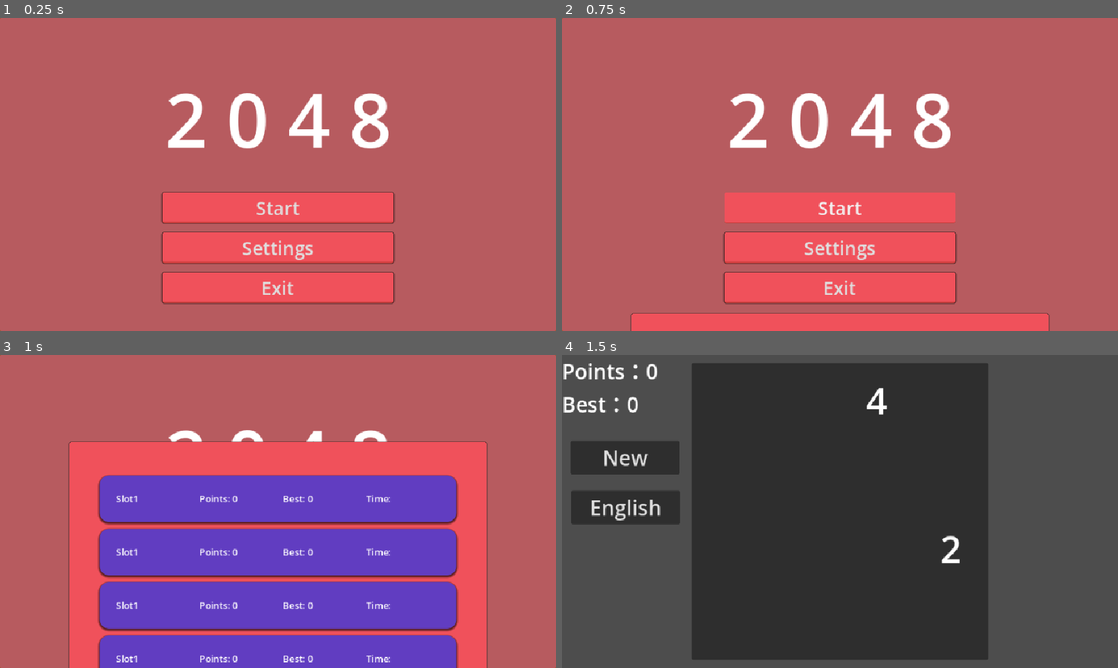
Above: before the commit, frames 1-4 (two rows, left to right).
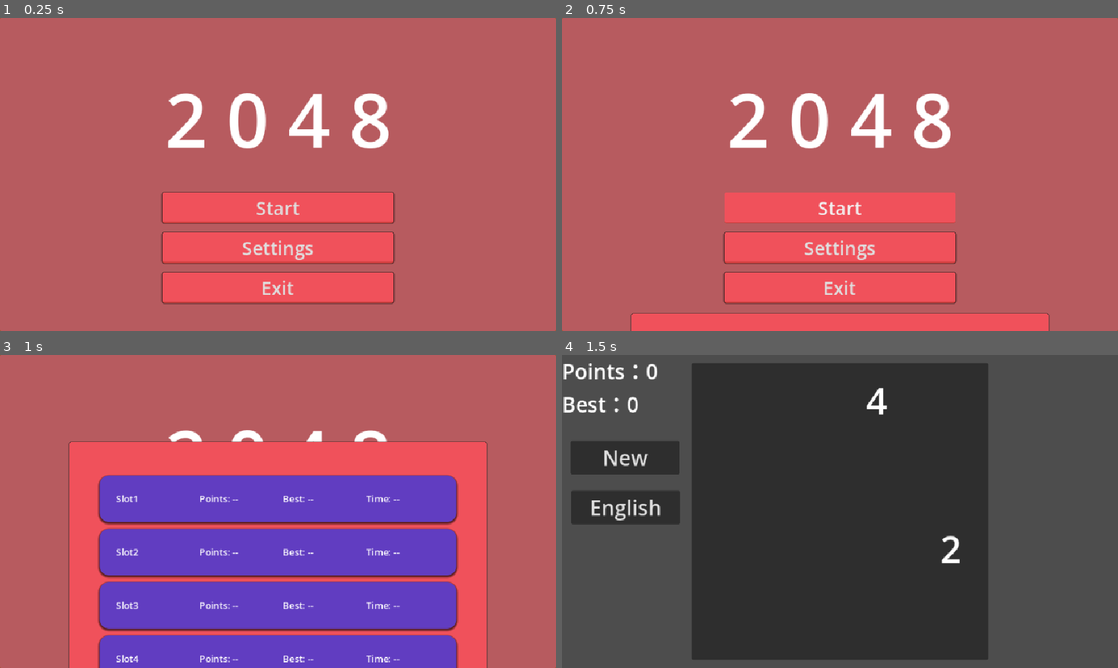
Above: after the commit, the same moments.

Repository: 168AD/2048
Game: Godot game, scene res://ui/main_menu.tscn
Two runs of this game, one before a commit and one after it. Both use one fixed random seed, a clock stepped at 60 frames per second and the inputs below. This scene is started directly instead of the project's main scene.
Inputs:
- Up to frame 1 (0.25 s): no input
- Up to frame 2 (0.75 s): click "Start" at 0.5 s
- Up to frame 3 (1 s): no input
- Up to frame 4 (1.5 s): click "Start" at 1.25 s

Frames 1-2 are identical in both runs. In frame 3, 0.2% of the frame differs, in the area x 23-72%, y 44-99%; in frame 4, nothing differs.

Commit message:
初步胜利！
感觉还需要小修小改

Diff:
--- a/scripts/resource/all_slots_res.gd
+++ b/scripts/resource/all_slots_res.gd
@@ -8,7 +8,7 @@
 		if s.slot == slot:
 			return s
 
-	return MetaRes.new()
+	return null
 
 func update_slot(slot: int, save_res: SaveRes):
 	var slot_meta = get_slot_meta(slot)
--- a/ui/slot_card.gd
+++ b/ui/slot_card.gd
@@ -1,4 +1,5 @@
 extends Control
+class_name SlotCard
 
 @onready var title: Label = $VBoxContainer/Title
 @onready var score: Label = $VBoxContainer/Score
@@ -11,12 +12,10 @@
 signal slot_selected(slot_id: int)
 #signal new_game_requested(slot_id: int)
 
-func _ready() -> void:
-	setup(1, GlobalSave.get_slot_meta(1))
+#func _ready() -> void:
+	#setup(1, GlobalSave.get_slot_meta(1))
 
 func setup(slot_id: int, meta: MetaRes):
-	await self.ready
-
 	slot = slot_id
 	title.text = tr("KEY_SLOT") + str(slot_id)
 	if meta:
--- a/ui/slot_slection.gd
+++ b/ui/slot_slection.gd
@@ -5,12 +5,9 @@
 
 const MAX_SLOTS = 4
 
-#func _ready():
-	#await self.ready
-	#for i in range(1, MAX_SLOTS+1):
-		#var meta = GlobalSave.get_slot_meta(i)
-		#var card = slot_card.instantiate()
-		#
-		##await card.ready
-		#card.setup(i, meta)
-		#slots_container.add_child(card)
+func _ready():
+	var cards: Array = slots_container.get_children()
+	for i in len(cards):
+		var meta: MetaRes = GlobalSave.get_slot_meta(i+1)
+		var card: SlotCard = cards[i]
+		card.setup(i+1, meta)
